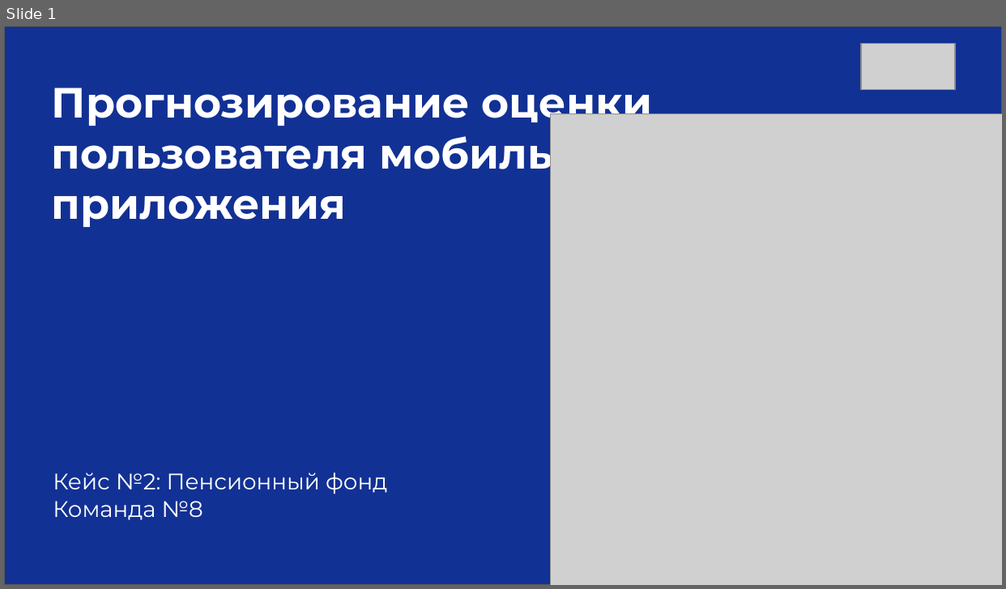
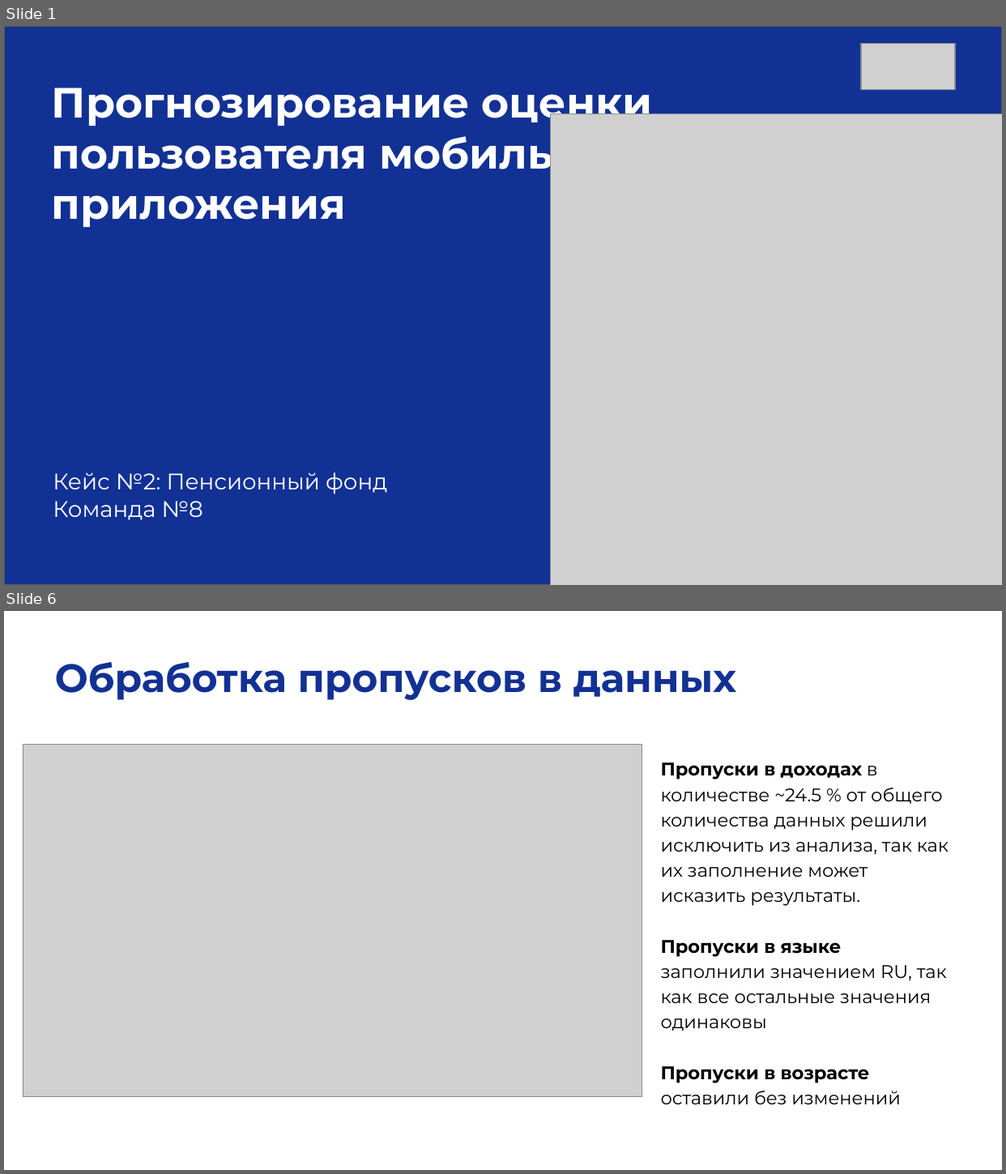
Before and after one commit to smirnoffmg/team-8-case-2, a slide deck: Презентация_CSAT_Команда8.pptx. Shown one above the other, each under a label of ours: slide 1 before the commit, slides 1 and 6 after it; the slides between them are not shown. The pictures are 1006x589 and 1006x1174 pixels, drawn with LibreOffice and Linux fonts; fonts in the diff are those of the drawing; grey boxes stand for pictures. Boxes give left, top, right and bottom in pixels: in the first picture for what was removed or moved away, otherwise in the second. Text is boxed around its words. In the diff, an @@ line names an element or a change of style, - is before the commit and + after.

```diff
--- a/Презентация_CSAT_Команда8.pptx
+++ b/Презентация_CSAT_Команда8.pptx
@@ slide 6 added at (4, 611, 1002, 1170), background #FFFFFF @@
@@ text added at (55, 662, 736, 700), 28 pt, text #123194, bold @@
+Обработка пропусков в данных
@@ picture added at (23, 745, 642, 1098) @@
@@ text added at (661, 762, 948, 1104), 13 pt, text #000000 @@
+Пропуски в доходах в количестве ~24.5 % от общего количества данных решили исключить из анализа, так как их заполнение может исказить результаты.
+Пропуски в языке заполнили значением RU, так как все остальные значения одинаковы
+Пропуски в возрасте оставили без изменений
```
Also in this commit, not shown: 4 slides changed, 11 other slides added, 3 slides removed, 1 other file.
